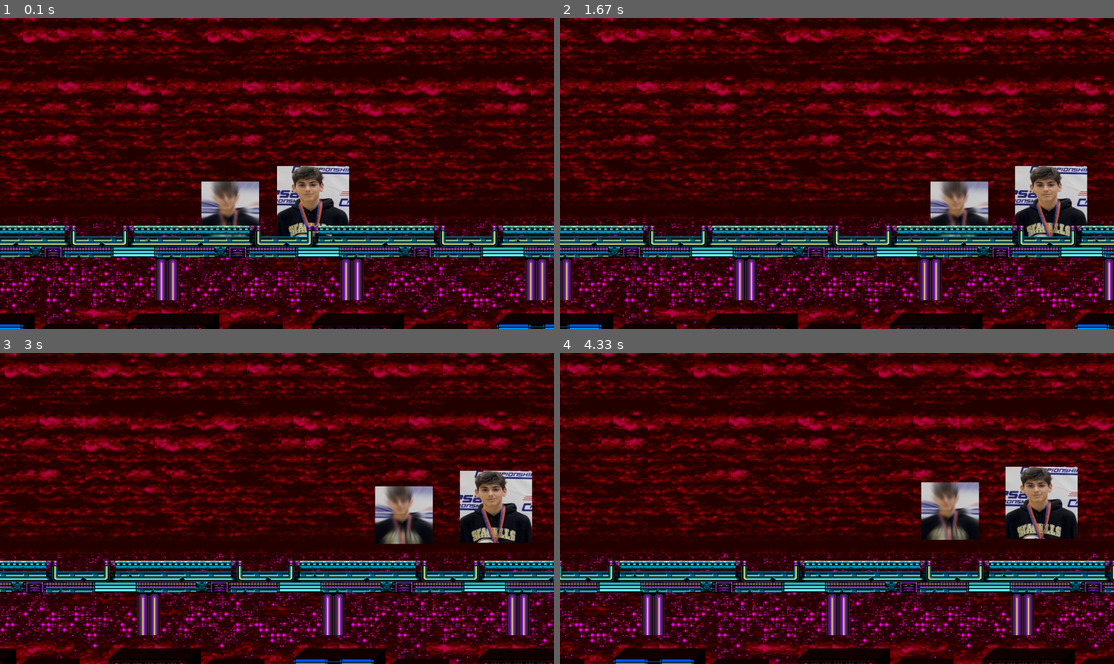
Above: before the commit, frames 1-4 (two rows, left to right).
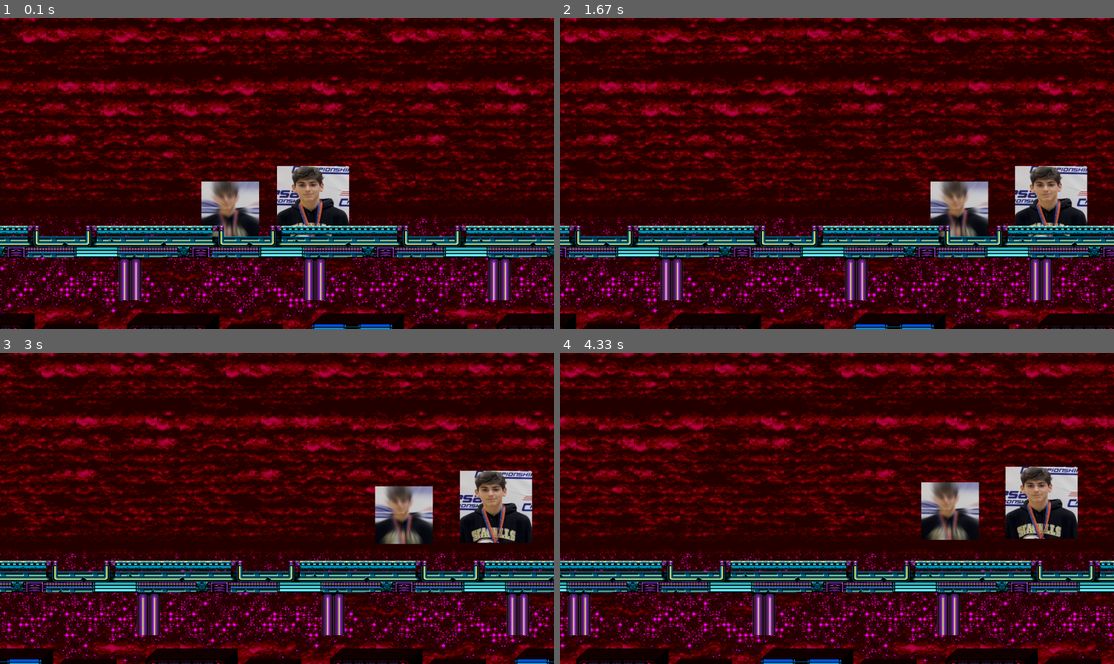
Above: after the commit, the same moments.

Repository: staten-island-tech/oop-adventures-j-a-m-squad
Game: pygame game, started from Stardust Speedway Zone.py
Same seed, same stepped clock (60 frames per second), same inputs: the game is played once before the commit and once after it.
Inputs:
- Up to frame 1 (0.1 s): no input
- Up to frame 2 (1.67 s): hold Right 0.33-0.8 s; hold Right 0.83-1.3 s; tap Space at 0.9, 1.2, 1.4 s; hold Left from 1.33 s (still down)
- Up to frame 3 (3 s): tap Space at 1.7, 1.97, 2.27, 2.4, 2.7 s; release Left at 1.87 s; hold Left 1.9-2.3 s; hold Right 2.33-2.97 s
- Up to frame 4 (4.33 s): tap A at 3 s; hold Left 3.33-3.8 s; tap Space at 3.4, 3.7, 3.9, 4.2 s; hold Right 3.83-4.3 s

The runs differ from the first frame. In frame 1, 35% of the frame differs, in the area x 0-100%, y 0-100%; in frame 2, 47%; in frame 3, 38%; in frame 4, 46%.

Commit message:
SEGA CD 2011

Diff:
--- a/Stardust Speedway Zone.py
+++ b/Stardust Speedway Zone.py
@@ -18,7 +18,7 @@
 player_pos = pygame.Vector2(screen.get_width() / 2, screen.get_height() / 2.1)
 player2_pos = pygame.Vector2(screen.get_width()/ 2.75, screen.get_height() / 1.9)
 #Load and play music
-pygame.mixer.music.load("assets\music\Ballin'.ogg")
+pygame.mixer.music.load("assets\music\Stardust Speedway Bad Future.ogg")
 pygame.mixer.music.play(-1)
 #Load Sound Effects
 sonicJump = pygame.mixer.Sound("assets\sounds\sonicJump.ogg")
@@ -38,8 +38,6 @@
 #Variabels for scrolling images
 scroll = 0
 tiles = math.ceil(SCREEN_WIDTH  / bg_width) + 2
-#Variables for enemy
-hunting = False
 #Variables for jumping
 boingoing = False
 jumpGravity = 1
@@ -64,7 +62,7 @@
         screen.blit(bg, (i * bg_width + scroll - bg_width, 0))
     #How fast our Background and Foreground should scroll
     #Change the minus sign to the plus sign to make everything go backwards or vice versa
-    scroll += 64
+    scroll -= 64
     #Resets Scrolling
     if abs(scroll) > bg_width:
         scroll = 0
@@ -84,11 +82,13 @@
         player2_pos.x -= 950 * dt
         if keys[pygame.K_LSHIFT]:
             player_pos.x -= 5000 * dt
+            player2_pos.x -= 4500 * dt
     if keys[pygame.K_d]:
         player_pos.x += 1000 * dt
         player2_pos.x += 950 * dt
         if keys[pygame.K_LSHIFT]:
             player_pos.x += 5000 * dt
+            player2_pos.x += 4500 * dt
     #Enables Jumping
     if keys[pygame.K_SPACE]:
         boingoing = True
@@ -100,11 +100,13 @@
         player2_pos.x -= 950 * dt
         if keys[pygame.K_LSHIFT]:
             player_pos.x -= 5000 * dt
+            player2_pos.x -= 4500 * dt
     if keys[pygame.K_RIGHT]:
         player_pos.x += 1000 * dt
         player2_pos.x += 950 * dt
         if keys[pygame.K_LSHIFT]:
             player_pos.x += 5000 * dt
+            player2_pos.x += 4500 * dt
     #Jump logic handled here
     if boingoing:
         player_pos.y -= jumpVelocity
